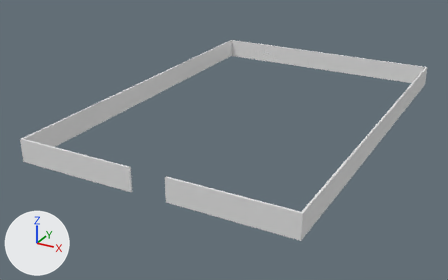
The FBX model Assets/Oficinas/Azotea.fbx, before and after one commit.
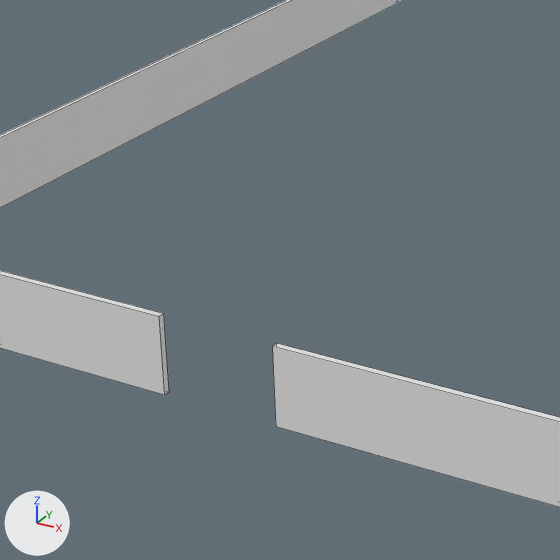
Each version is shown whole from a 50 mm lens placed at (-1.99, -15.98, 9.22), pointed at (-9.36, -2.58, 2.52), then close up on the part from 18% to 57% of the width and 25% to 87% of the height. Lighting does not change. The marker at lower left points along +X, +Y and +Z. The close-ups show mesh edges as thin lines. Where no turn or scale is listed for an object, it has been applied to the vertices. Vertices at the same position are counted once.
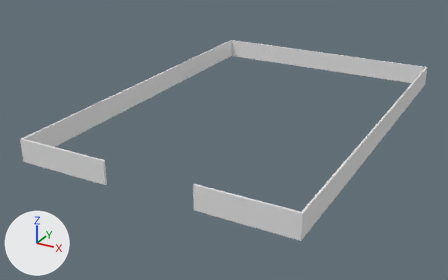
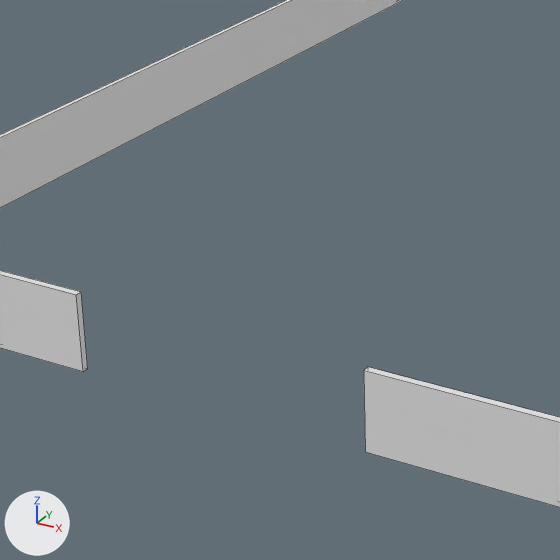
The newer file is also turned or shifted as a whole; pictures and numbers use the older file's frame.

Boxes [x1, y1, x2, y2] around the edits, measured in the close-ups (560 x 560 px; the box of a moved part takes in the faces that stretch with it):
part 1 of me_mesh, moved or reshaped
    both: [48, 284, 560, 453]

The change, as a list of edits to the scene's bpy script:
```text
Change me_mesh:
    where me_mesh.from_pydata(...)  # 34 vertices, 22 faces; spans x -3.5..3.5, y -6.07..5.15, z 0.0..0.58
    used by ob_box132; location = (-8.955, -1.565, 2.894)
    verts and faces of me_mesh; kept vertices keep their numbers, new ones are numbered from 34
    before: 16 (0.5, -5.1, 0.0), 17 (-0.38, -5.1, 0.0) at pixel (169, 391), 18 (-0.38, -5.1, 0.58) at pixel (163, 313), 19 (0.5, -5.1, 0.58) at pixel (276, 343), 24 (-0.38, -5.15, 0.0) at pixel (164, 394)
    before: 25 (0.5, -5.15, 0.0) at pixel (275, 426), 26 (0.5, -5.15, 0.58) at pixel (272, 346), 27 (-0.38, -5.15, 0.58) at pixel (159, 316), 28 (-0.38, -5.15, 0.0) at pixel (164, 394), 29 (-0.38, -5.15, 0.58) at pixel (159, 316)
    before: 30 (0.5, -5.15, 0.58) at pixel (272, 346), 31 (0.5, -5.15, 0.0) at pixel (275, 426), 32 (0.5, -5.15, 0.0) at pixel (275, 426), 33 (0.5, -5.15, 0.58) at pixel (272, 346)
    me_mesh part 1
    add delete_vertices([25, *range(28, 32), 33])  # with the faces that use them
    add for i in [17, 18, 24, 27]: verts[i] += (-0.69, 0.0, 0.0)
    add for i in [16, 19, 26, 32]: verts[i] += (0.68, 0.0, 0.0)
```
